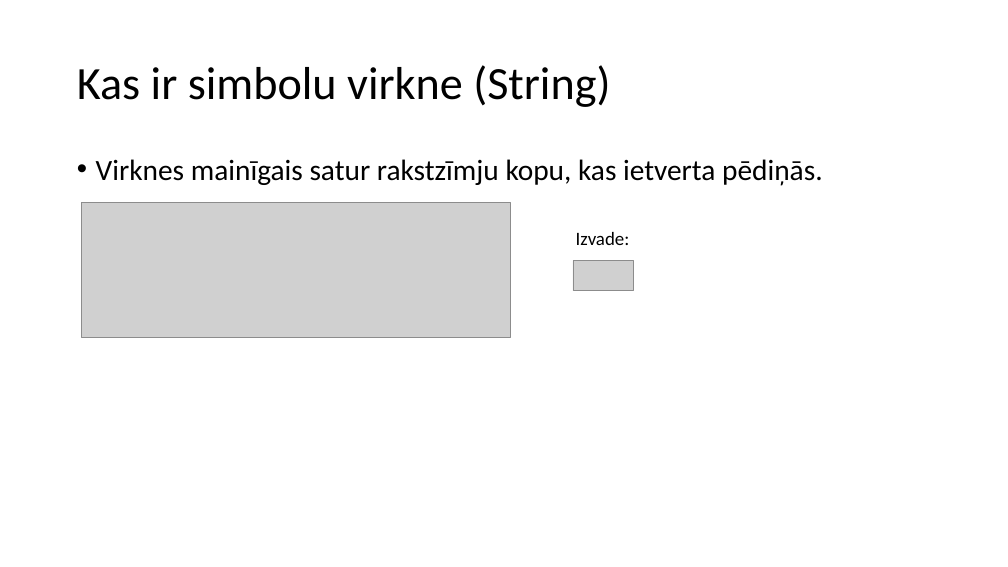
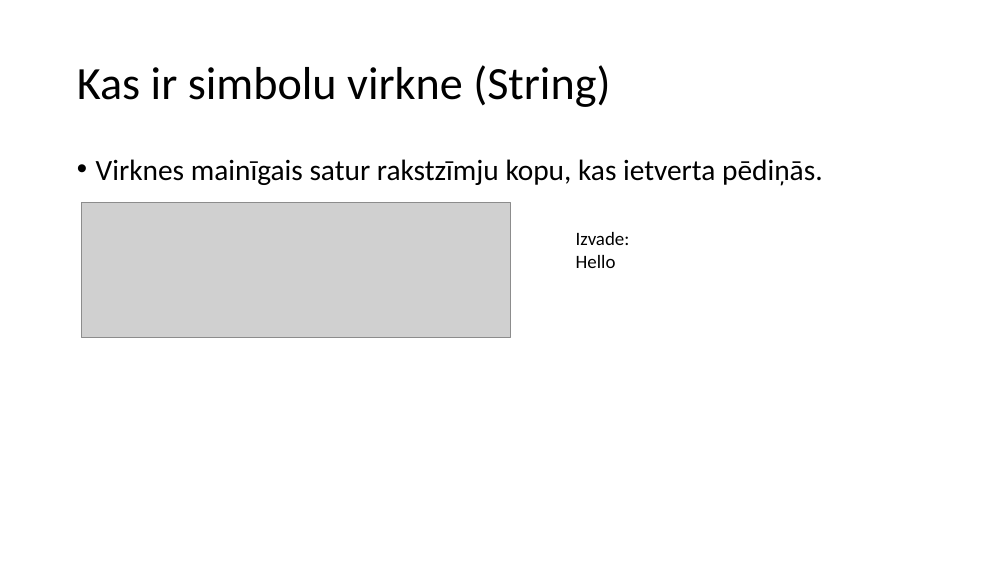
Before and after one commit to minime556/Eksamens, a slide deck: slide 3 of MacibuMaterialsProgEks.pptx. Drawn at 1008x567 pixels with LibreOffice and Linux fonts; fonts in the diff are those of the drawing; grey boxes stand for pictures. Boxes give left, top, right and bottom in pixels: in the first picture for what was removed or moved away, otherwise in the second. Text is boxed around its words. In the diff, an @@ line names an element or a change of style, - is before the commit and + after.

```diff
--- a/MacibuMaterialsProgEks.pptx
+++ b/MacibuMaterialsProgEks.pptx
@@ picture removed at [573, 261, 634, 291] @@
@@ text at [576, 255, 616, 268]: paragraph added @@
+Hello
```
Also in this commit, not shown: 3 other slides changed, 3 slides added, 1 slide removed, 2 other files.
